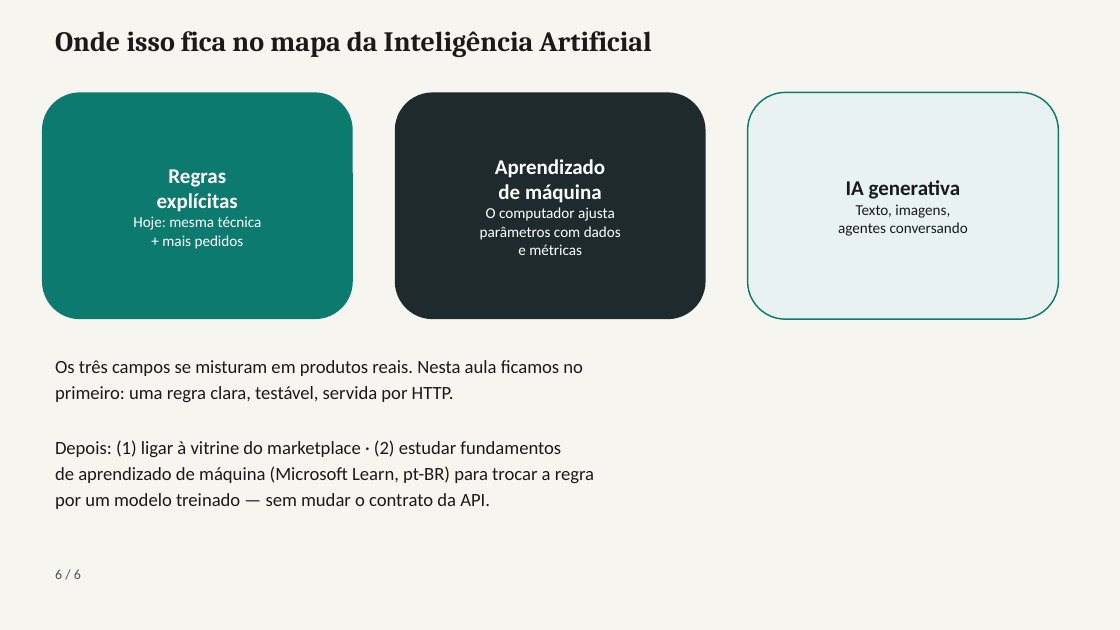
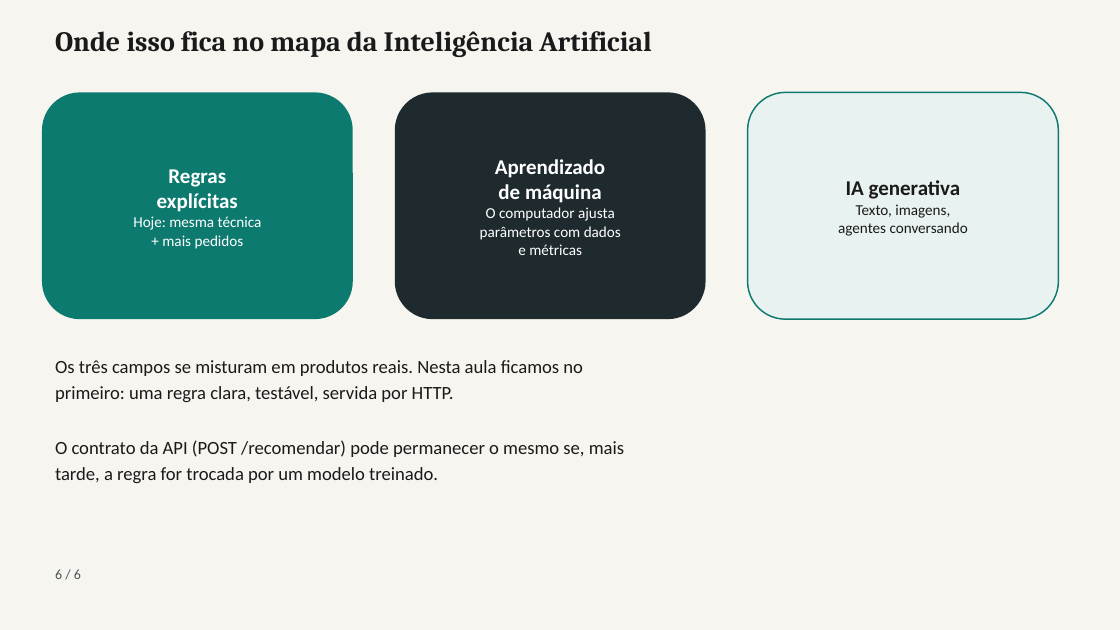
Before and after one commit to lgallindo/recomendador-bentoml, a slide deck: slide 6 of slides/recomendador-bentoml.pptx. Drawn at 1120x630 pixels with LibreOffice and Linux fonts; fonts in the diff are those of the drawing. Boxes give left, top, right and bottom in pixels: in the first picture for what was removed or moved away, otherwise in the second. Text is boxed around its words. In the diff, an @@ line names an element or a change of style, - is before the commit and + after.

```diff
--- a/slides/recomendador-bentoml.pptx
+++ b/slides/recomendador-bentoml.pptx
@@ text at (x1=55, y1=440, x2=624, y2=483): text changed @@
-Depois: (1) ligar à vitrine do marketplace · (2) estudar fundamentos
-de aprendizado de máquina (Microsoft Learn, pt-BR) para trocar a regra
-por um modelo treinado — sem mudar o contrato da API.
+O contrato da API (POST /recomendar) pode permanecer o mesmo se, mais
+tarde, a regra for trocada por um modelo treinado.
```
Also in this commit, not shown: 15 other files.
